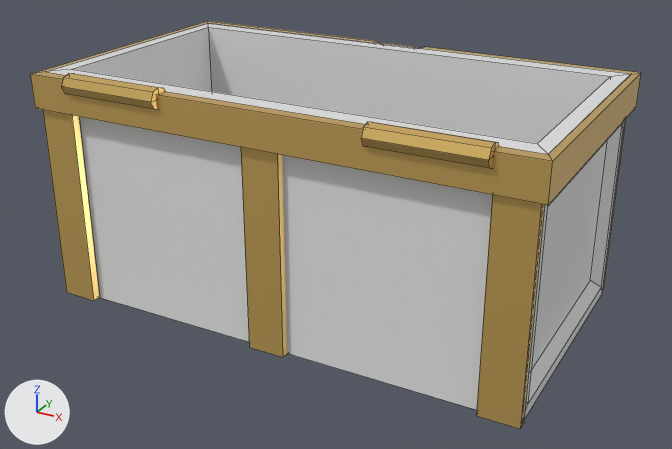
An edit to the FBX model Assets/BrokenVector/UltimateDungeonPack/Models/Furniture/Chest.fbx, drawn before and after from the same camera.
The view is the same before and after, from a 50 mm camera at (0.812, -1.481, 0.888) aimed at (0.017, -0.036, 0.166). The axes (+X, +Y, +Z) are drawn at lower left. The lights are the same throughout. Mesh edges are drawn as thin lines. Where no turn or scale is listed for an object, it has been applied to the vertices. Vertices at the same position are counted once.

In view in the first picture: 'Chest'.
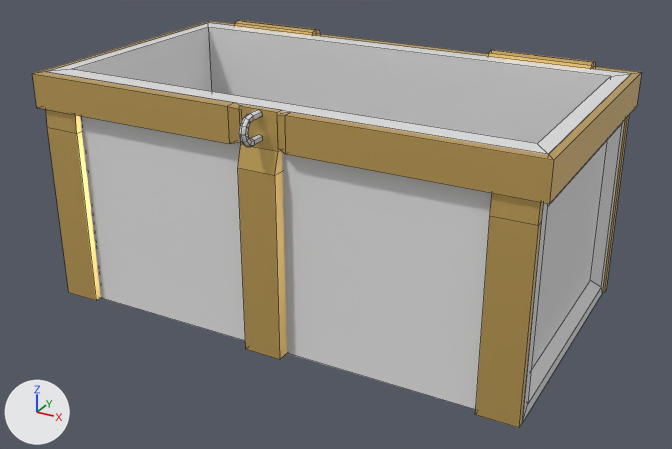
Edits to the scene script, one JSON object a line:
```json
{"op": "add", "block": "mat_metal_rusty", "code": ["mat_metal_rusty = principled_material('Metal_Rusty')", "mat_metal_rusty.base_color = (0.8, 0.8, 0.8)  # white #e7e7e7"]}
{"block": "me_chest", "where": "# used by ob_chest; location = (0.0, 0.0, 0.0)"}
{"op": "remove", "block": "me_chest", "code": "me_chest.from_pydata(...)  # 162 vertices, 125 faces; spans x -0.49..0.49, y -0.293..0.278, z -0.002..0.464"}
{"op": "add", "block": "me_chest", "code": "me_chest.from_pydata(...)  # 216 vertices, 173 faces; spans x -0.49..0.49, y -0.317..0.293, z -0.002..0.464"}
{"block": "me_chest", "change": "me_chest part 1: the loose piece of 16 vertices spanning x -0.037..0.037, y 0.251..0.278, z 0.0..0.453 is turned 180 degrees about the z axis through the mesh origin"}
{"block": "me_chest", "change": "me_chest part 2: the loose piece of 8 vertices spanning x -0.037..0.037, y -0.267..-0.249, z -0.002..0.447 is turned 180 degrees about the z axis through the mesh origin"}
{"block": "me_chest", "change": "me_chest part 3: the loose piece of 18 vertices spanning x -0.402..-0.199, y -0.293..-0.248, z 0.425..0.464 is turned 180 degrees about the z axis through the mesh origin"}
{"block": "me_chest", "change": "me_chest part 4: the loose piece of 18 vertices spanning x 0.201..0.403, y -0.293..-0.248, z 0.425..0.464 is turned 180 degrees about the z axis through the mesh origin"}
{"block": "me_chest", "change": "me_chest part 5: the loose piece of 12 vertices spanning x -0.476..-0.403, y 0.251..0.268, z 0.0..0.388 is turned -180 degrees about the z axis through the mesh origin"}
{"block": "me_chest", "change": "me_chest part 6: the loose piece of 12 vertices spanning x 0.402..0.475, y 0.251..0.268, z 0.0..0.388 is turned -180 degrees about the z axis through the mesh origin"}
{"block": "me_chest", "change": "me_chest part 7: the loose piece of 8 vertices spanning x -0.479..-0.406, y -0.27..-0.253, z 0.0..0.45 is turned 180 degrees about the z axis through the mesh origin"}
{"block": "me_chest", "change": "me_chest part 8: the loose piece of 8 vertices spanning x 0.405..0.478, y -0.27..-0.253, z 0.0..0.45 is turned 180 degrees about the z axis through the mesh origin"}
{"block": "me_chest", "change": "me_chest part 9: a new loose piece of 54 vertices spanning x -0.006..0.006, y -0.317..-0.264, z 0.397..0.453, in mat_metal_rusty (white #e7e7e7)"}
{"block": "me_chest", "change": "me_chest part 10"}
{"block": "me_chest", "change": "30 vertices are removed from x -0.49..0.49, y -0.278..0.274, z 0.388..0.453"}
{"block": "me_chest", "change": "21 faces are deleted"}
{"block": "me_chest", "change": "24 vertices are added at x -0.49..0.49, y -0.274..0.278, z 0.388..0.453"}
{"block": "me_chest", "change": "6 new vertices lie (0.0, 0.0, 0.065) away from vertices in x -0.49..0.49, y -0.274..0.278, z 0.388"}
{"block": "me_chest", "change": "21 new faces join them, mat_metal_polished (its picture is missing)"}
{"op": "add", "block": "me_chest", "code": "me_chest.materials.append(mat_metal_rusty)  # white #e7e7e7"}
```

Where the change shows, as pixel boxes [x1, y1, x2, y2] in the pictures (672 x 449 px; the box of a moved part takes in the faces that stretch with it):
```json
{"object": "Chest", "change": "reshaped", "before": [30, 21, 641, 429], "after": [32, 20, 641, 428]}
{"part": 1, "of": "me_chest", "change": "moved or reshaped", "before": [381, 43, 415, 48], "after": [238, 105, 287, 359]}
{"part": 2, "of": "me_chest", "change": "moved or reshaped", "before": [241, 147, 287, 357], "on screen": "not visible afterwards"}
{"part": 3, "of": "me_chest", "change": "moved or reshaped", "before": [61, 73, 165, 110], "after": [488, 50, 595, 69]}
{"part": 4, "of": "me_chest", "change": "moved or reshaped", "before": [361, 122, 499, 168], "after": [234, 20, 320, 35]}
{"part": 5, "of": "me_chest", "change": "moved or reshaped", "after": [476, 193, 543, 428], "on screen": "not visible before"}
{"part": 6, "of": "me_chest", "change": "moved or reshaped", "before": [603, 119, 626, 290], "after": [46, 110, 101, 301]}
{"part": 7, "of": "me_chest", "change": "moved or reshaped", "before": [43, 110, 99, 301], "after": [603, 116, 629, 293]}
{"part": 8, "of": "me_chest", "change": "moved or reshaped", "before": [476, 195, 545, 429], "on screen": "not visible afterwards"}
{"part": 9, "of": "me_chest", "change": "added", "after": [239, 110, 262, 147]}
{"part": 10, "of": "me_chest", "change": "moved or reshaped", "before": [30, 21, 641, 205], "after": [32, 21, 641, 204]}
```
